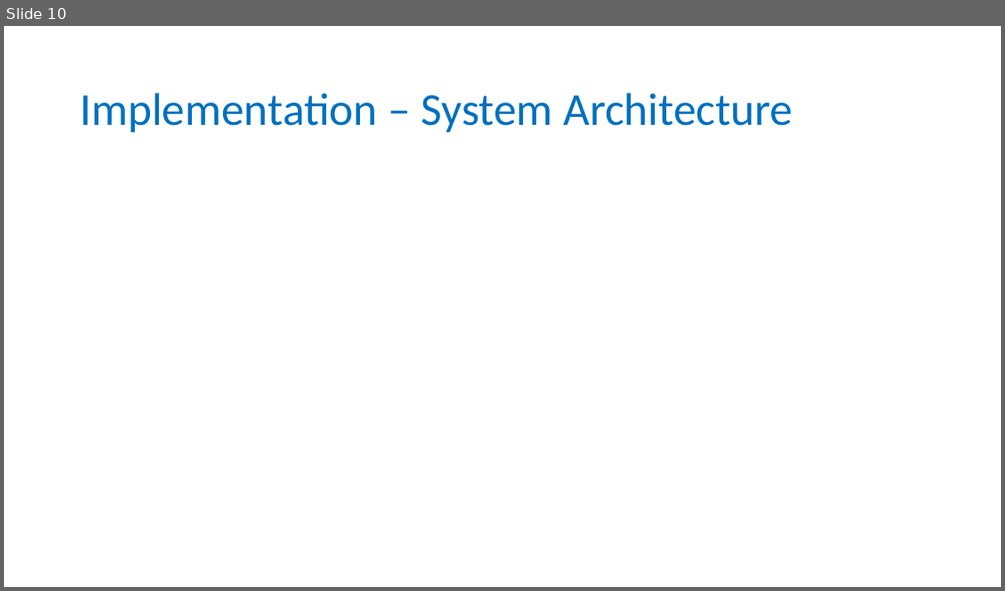
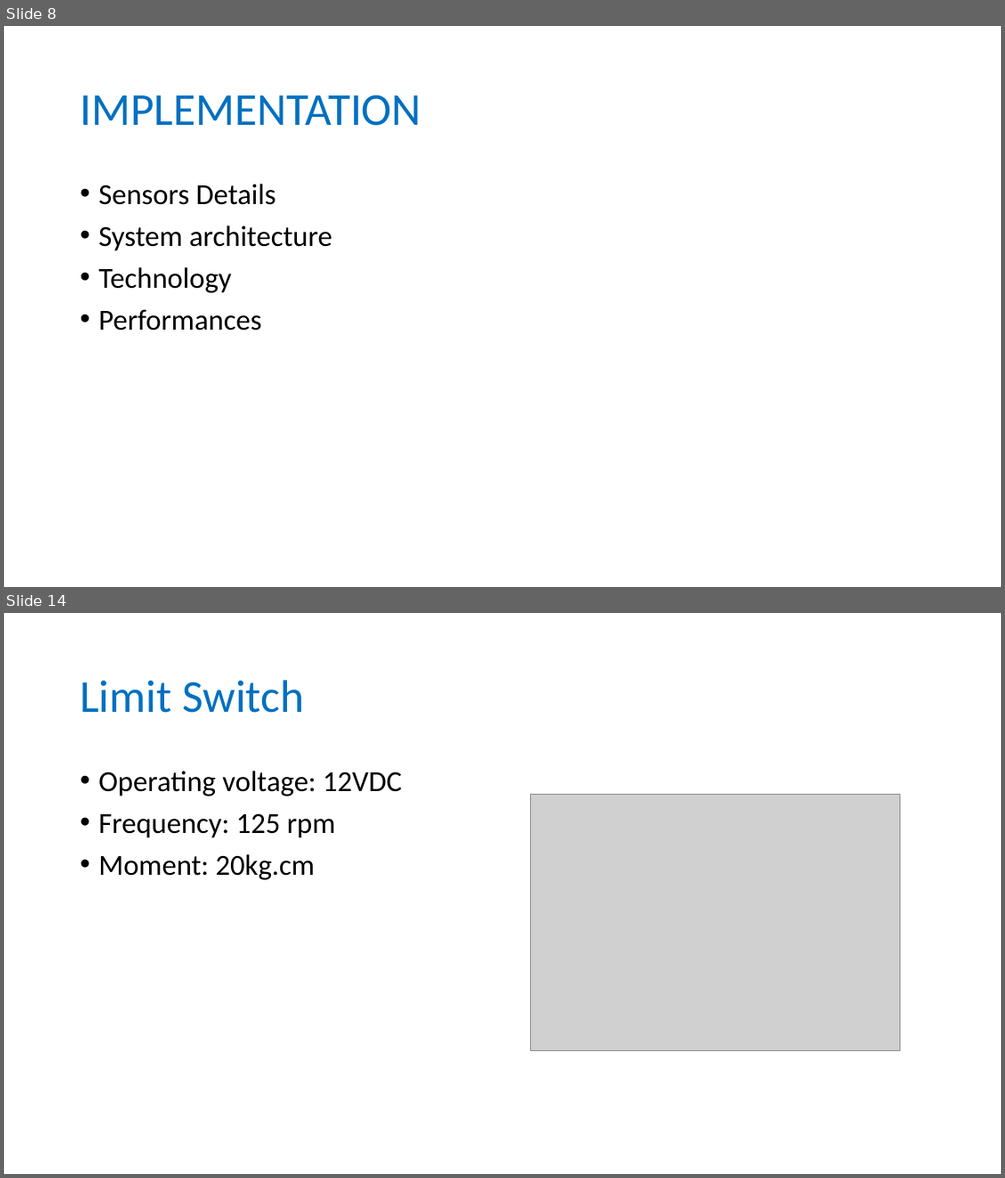
Before and after one commit to longhoang0304/DCDCS_Documentation, a slide deck: Final-Presentation.pptx. Shown one above the other, each under a label of ours: slide 10 before the commit, slides 8 and 14 after it; the slides between them are not shown. The pictures are 1005x591 and 1005x1178 pixels, drawn with LibreOffice and Linux fonts; fonts in the diff are those of the drawing; grey boxes stand for pictures. Boxes give left, top, right and bottom in pixels: in the first picture for what was removed or moved away, otherwise in the second. Text is boxed around its words. In the diff, an @@ line names an element or a change of style, - is before the commit and + after.

```diff
--- a/Final-Presentation.pptx
+++ b/Final-Presentation.pptx
@@ slide 14 added at [4, 613, 1001, 1174], background #FFFFFF @@
@@ title added at [80, 680, 304, 713], 44 pt, text #0070C0 @@
+Limit Switch
@@ text added at [98, 771, 402, 880], 28 pt, text #000000 @@
+• Operating voltage: 12VDC
+• Frequency: 125 rpm
+• Moment: 20kg.cm
@@ picture added at [531, 794, 900, 1051] @@
@@ what was slide 10 is now slide 8 @@
@@ slide 8 changed as well @@
@@ title at [80, 95, 421, 126]: text changed @@
-Implementation – System Architecture
+IMPLEMENTATION
@@ text added at [98, 184, 332, 330], 28 pt, text #000000 @@
+• Sensors Details
+• System architecture
+• Technology
+• Performances
```
Also in this commit, not shown: 4 other slides changed, 30 other slides added, 9 slides removed, 2 other files.
